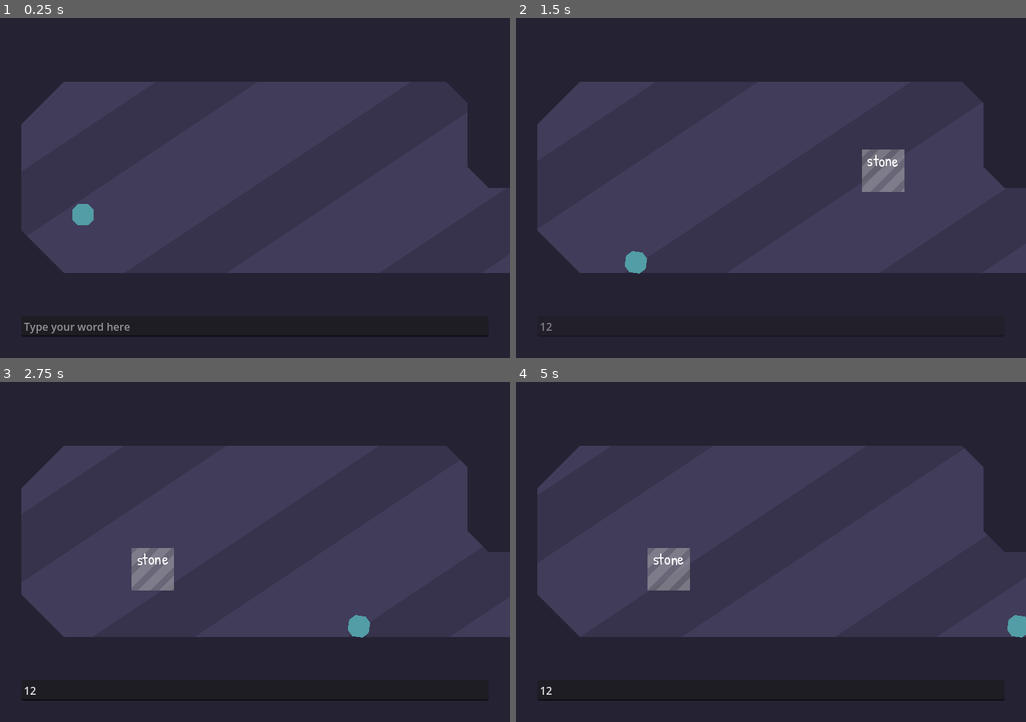
Above: before the commit, frames 1-4 (two rows, left to right).
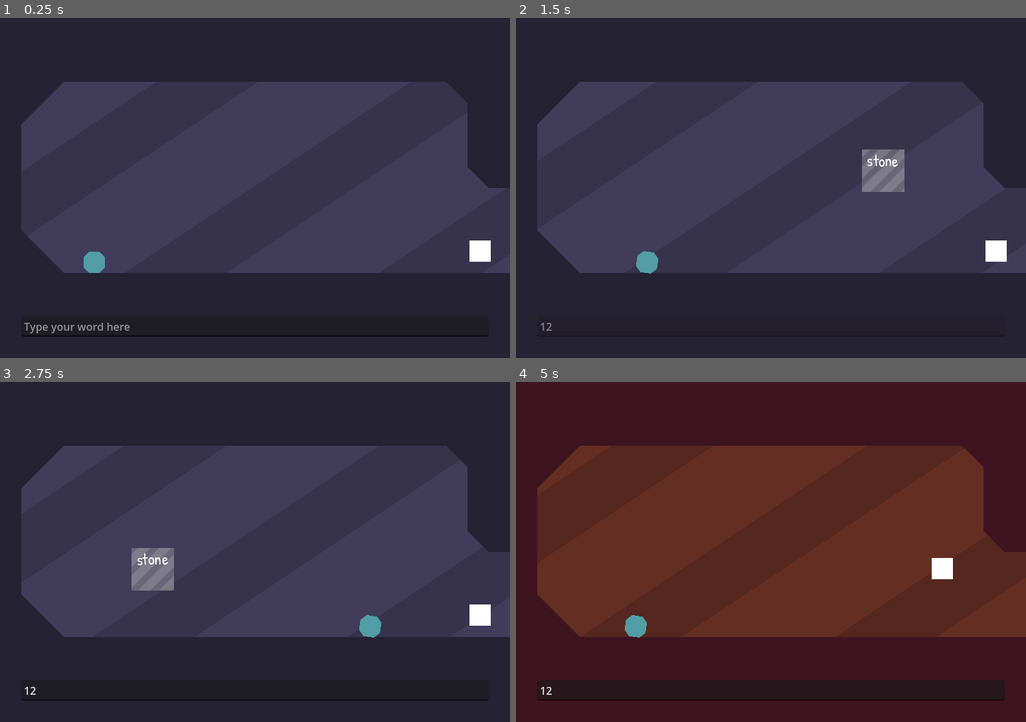
Above: after the commit, the same moments.

Repository: WordPlayEducation/word-play-platformer
Game: Godot game, scene res://main/main.tscn
Same seed, same stepped clock (60 frames per second), same inputs: the game is played once before the commit and once after it.
Inputs (mouse positions are in pixels of both pictures, inside the frame that each line leads up to):
- Up to frame 1 (0.25 s): no input
- Up to frame 2 (1.5 s): click (771, 327) at 0.52 s; type "12" at 0.6 s; tap Enter at 1.25 s; move the mouse to (883, 171) at 1.27 s; press the mouse at (883, 171) at 1.28 s; hold Right (ui_right) from 1.28 s (still down)
- Up to frame 3 (2.75 s): keep holding Right (ui_right); tap Space (jump) at 1.52, 2.27 s; move the mouse to (153, 569) at 2.02 s; release the mouse at (153, 569) at 2.03 s; click (153, 569) at 2.1 s
- Up to frame 4 (5 s): move the mouse to (822, 477) at 2.77 s; release Right (ui_right) at 2.78 s; press the mouse at (822, 477) at 2.78 s; hold Left (ui_left) 2.78-3.53 s; move the mouse to (745, 620) at 3.52 s; release the mouse at (745, 620) at 3.53 s; hold Right (ui_right) from 3.53 s (still down); click (745, 620) at 3.6 s; tap Space (jump) at 3.77, 4.52 s; move the mouse to (924, 603) at 4.27 s; press the mouse at (924, 603) at 4.28 s

The runs differ from the first frame. In frame 1, 0.7% of the frame differs, in the area x 14-97%, y 54-75%; in frame 2, 0.5%; in frame 3, 0.5%; in frame 4, 94%, in the area x 0-100%, y 0-100%.

Commit message:
level loading stuffs

Diff:
--- /dev/null
+++ b/main/goal/goal.gd
@@ -0,0 +1,8 @@
+class_name Goal extends Area2D
+
+func _ready() -> void:
+	body_entered.connect(_on_body_entered)
+
+func _on_body_entered(body: Node2D) -> void:
+	if body.can_move:
+		Ref.level_manager.end_level.call_deferred()
--- /dev/null
+++ b/main/goal/goal.tscn
@@ -0,0 +1,19 @@
+[gd_scene load_steps=4 format=3 uid="uid://dkifirvysl48n"]
+
+[ext_resource type="Script" path="res://main/goal/goal.gd" id="1_jlfh8"]
+[ext_resource type="Texture2D" uid="uid://bu27cyd527fne" path="res://main/pixel.png" id="2_qvsk5"]
+
+[sub_resource type="CircleShape2D" id="CircleShape2D_08kwu"]
+radius = 32.0
+
+[node name="Goal" type="Area2D"]
+collision_layer = 8
+collision_mask = 2
+script = ExtResource("1_jlfh8")
+
+[node name="CollisionShape2D" type="CollisionShape2D" parent="."]
+shape = SubResource("CircleShape2D_08kwu")
+
+[node name="Sprite2D" type="Sprite2D" parent="."]
+scale = Vector2(32, 32)
+texture = ExtResource("2_qvsk5")
--- a/main/level/level.tscn
+++ b/main/level/level.tscn
@@ -1,9 +1,10 @@
-[gd_scene load_steps=6 format=4 uid="uid://bdgi21enh22hp"]
+[gd_scene load_steps=7 format=4 uid="uid://bdgi21enh22hp"]
 
 [ext_resource type="Script" path="res://main/level/level.gd" id="1_olea2"]
 [ext_resource type="TileSet" uid="uid://dwb3qkxkkmm2k" path="res://main/level/basic_tileset.tres" id="2_cgie6"]
 [ext_resource type="Texture2D" uid="uid://bu27cyd527fne" path="res://main/pixel.png" id="2_dha8f"]
 [ext_resource type="Shader" path="res://main/level/background.gdshader" id="2_hxxdb"]
+[ext_resource type="PackedScene" uid="uid://dkifirvysl48n" path="res://main/goal/goal.tscn" id="5_blo2k"]
 
 [sub_resource type="ShaderMaterial" id="ShaderMaterial_xgjen"]
 shader = ExtResource("2_hxxdb")
@@ -23,3 +24,10 @@
 scale = Vector2(0.5, 0.5)
 tile_map_data = PackedByteArray("AAAAAA8AAAAAAAAAAAABAA8AAAAAAAAAAAACAA8AAAAAAAAAAAADAA8AAAAAAAAAAAAEAA8AAAAAAAAAAAAFAA …(3024 unchanged characters)…
 tile_set = ExtResource("2_cgie6")
+
+[node name="Goal" parent="." instance=ExtResource("5_blo2k")]
+position = Vector2(723, 351)
+
+[node name="Entrance" type="Marker2D" parent="."]
+unique_name_in_owner = true
+position = Vector2(142, 339)
--- /dev/null
+++ b/main/level/level1/level_1.tscn
@@ -0,0 +1,14 @@
+[gd_scene load_steps=2 format=3 uid="uid://cmm8dctkge5b"]
+
+[ext_resource type="PackedScene" uid="uid://bdgi21enh22hp" path="res://main/level/level.tscn" id="1_ig0il"]
+
+[node name="Level1" instance=ExtResource("1_ig0il")]
+
+[node name="Sprite2D" parent="." index="0"]
+modulate = Color(0.395163, 0.181695, 0.138378, 1)
+
+[node name="BasicTileMapLayer" parent="." index="1"]
+modulate = Color(0.245495, 0.0798674, 0.130152, 1)
+
+[node name="Goal" parent="." index="2"]
+position = Vector2(642, 281)
--- a/main/level/level_manager.gd
+++ b/main/level/level_manager.gd
@@ -9,7 +9,19 @@
 	load_level(0)
 
 func load_level(id: int) -> void:
+	Ref.player.global_position = Vector2()
 	if is_instance_valid(loaded_level):
 		loaded_level.queue_free()
 	loaded_level = levels[id].instantiate()
 	add_child(loaded_level)
+	Ref.player.set_deferred("can_move", true)
+	Ref.player.global_position = loaded_level.get_node("%Entrance").global_position
+
+func end_level() -> void:
+	Ref.player.can_move = false
+
+	for object in %WordObjects.get_children():
+		object.queue_free.call_deferred()
+
+	current_id += 1
+	load_level.call_deferred(current_id)
--- a/main/main.tscn
+++ b/main/main.tscn
@@ -1,8 +1,9 @@
-[gd_scene load_steps=7 format=3 uid="uid://jmbngirn2bc"]
+[gd_scene load_steps=8 format=3 uid="uid://jmbngirn2bc"]
 
 [ext_resource type="PackedScene" uid="uid://bhbw1ggbqmgw" path="res://main/player/player.tscn" id="1_kiugf"]
 [ext_resource type="PackedScene" uid="uid://n6bgkipyc2qp" path="res://main/level/level0/level_0.tscn" id="2_y5ymt"]
 [ext_resource type="Script" path="res://main/placer.gd" id="3_1iut8"]
+[ext_resource type="PackedScene" uid="uid://cmm8dctkge5b" path="res://main/level/level1/level_1.tscn" id="3_g0fei"]
 [ext_resource type="PackedScene" uid="uid://dmocbja62vbhh" path="res://main/ui/ui.tscn" id="3_kob5o"]
 [ext_resource type="Script" path="res://main/level/level_manager.gd" id="3_or2u5"]
 [ext_resource type="Script" path="res://main/creator/creator.gd" id="4_exasg"]
@@ -12,7 +13,7 @@
 [node name="LevelManager" type="Node" parent="."]
 unique_name_in_owner = true
 script = ExtResource("3_or2u5")
-levels = Array[PackedScene]([ExtResource("2_y5ymt")])
+levels = Array[PackedScene]([ExtResource("2_y5ymt"), ExtResource("3_g0fei")])
 
 [node name="WordObjects" type="Node2D" parent="."]
 unique_name_in_owner = true
--- a/main/player/player.gd
+++ b/main/player/player.gd
@@ -9,7 +9,12 @@
 @export_range(0.0, 1.0) var acceleration = 0.25
 @export var push_force: float = 80.0
 
-func _physics_process(delta):
+var can_move: bool = true
+
+func _physics_process(delta: float) -> void:
+	if not can_move:
+		return
+
 	velocity.y += gravity * delta
 	var dir: float = Input.get_axis("ui_left", "ui_right")
 	if dir != 0:
--- a/main/word_object/word_object.gd
+++ b/main/word_object/word_object.gd
@@ -22,13 +22,14 @@
 func _on_body_entered(body: Node2D) -> void:
 	if not body in colliding:
 		colliding.append(body)
-		if placing:
+		if placing and has_node("%Cover"):
 			%Cover.visible = true
 func _on_body_exited(body: Node2D) -> void:
 	if body in colliding:
 		colliding.remove_at(colliding.find(body))
 	if len(colliding) == 0:
-		%Cover.visible = false
+		if has_node("%Cover"):
+			%Cover.visible = false
 
 func _integrate_forces(state: PhysicsDirectBodyState2D) -> void:
 	if r:
